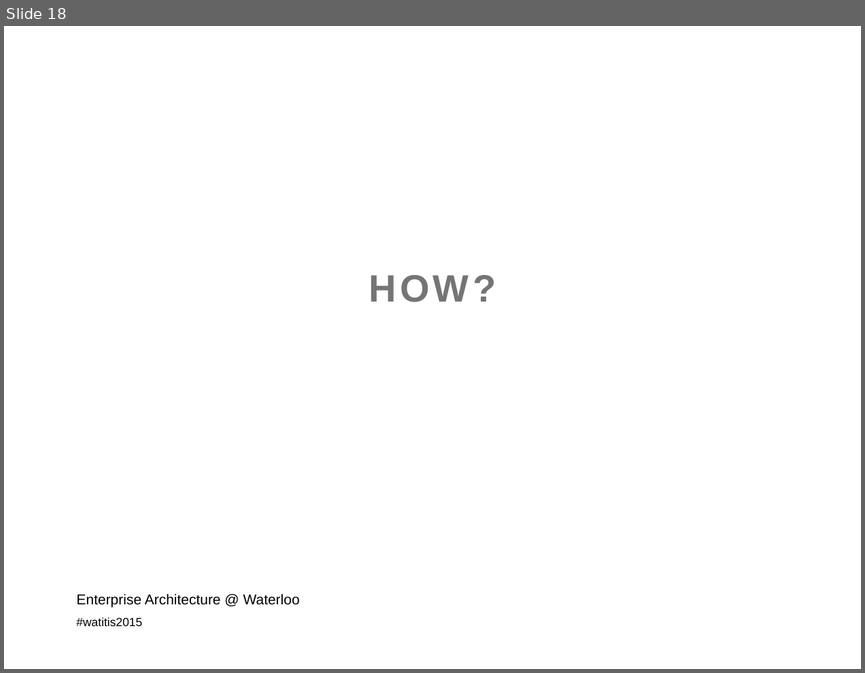
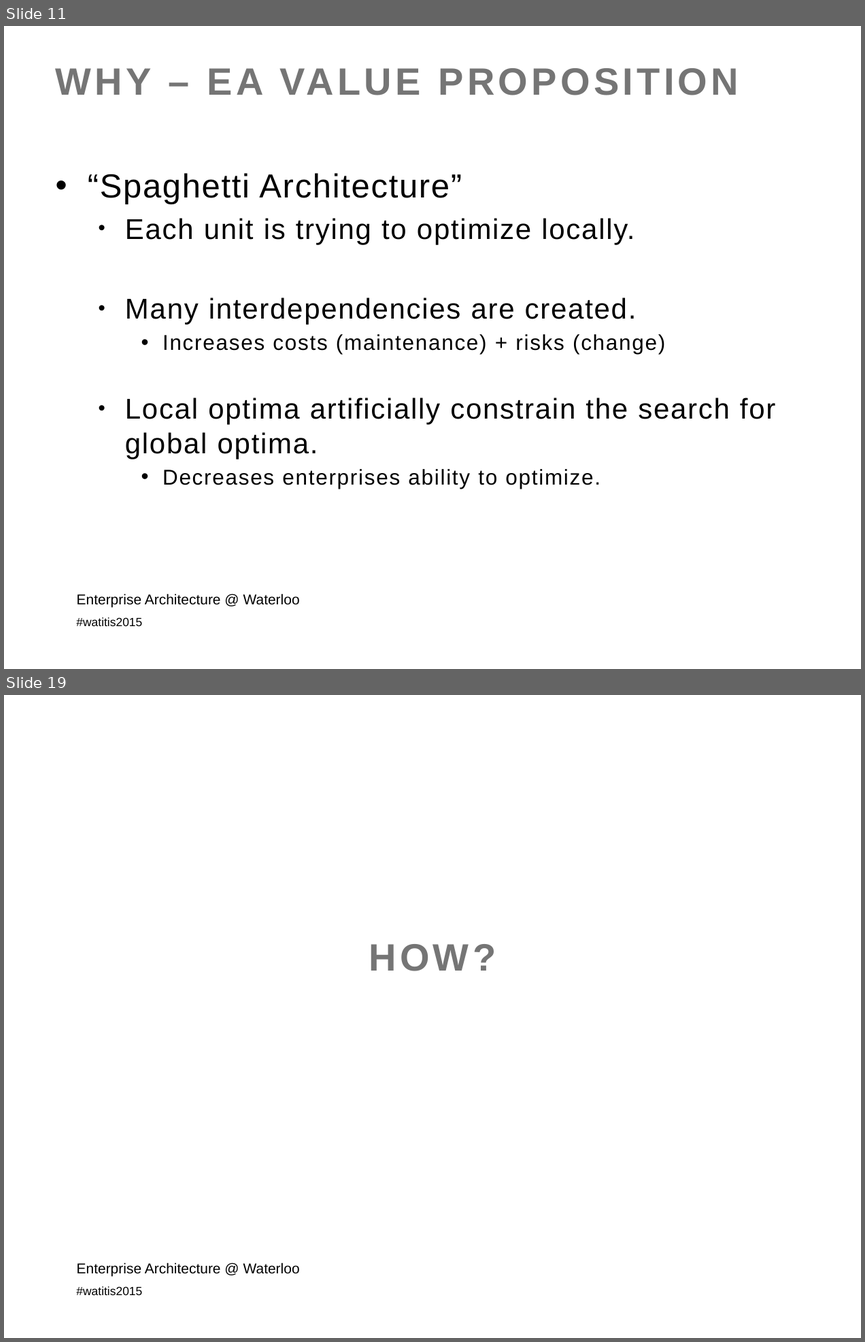
Before and after one commit to colinbellCA/presentation-istea-watitis2015, a slide deck: ISTEA-WatITis2015.pptx. Shown one above the other, each under a label of ours: slide 18 before the commit, slides 11 and 19 after it; the slides between them are not shown. The pictures are 865x673 and 865x1342 pixels, drawn with LibreOffice and Linux fonts; fonts in the diff are those of the drawing; background and template pictures are left out. Boxes give left, top, right and bottom in pixels: in the first picture for what was removed or moved away, otherwise in the second. Text is boxed around its words. In the diff, an @@ line names an element or a change of style, - is before the commit and + after.

```diff
--- a/ISTEA-WatITis2015.pptx
+++ b/ISTEA-WatITis2015.pptx
@@ slide 11 added at [4,26,861,669], background picture (left out); not listed: 1 template element that a slide beside it also shows @@
@@ title added at [56,68,739,95], 32 pt, text #757575, bold @@
+WHY – EA VALUE PROPOSITION
@@ text added at [88,173,775,488], 24 pt, text #000000 @@
+• “Spaghetti Architecture”
+  • Each unit is trying to optimize locally.
+  • Many interdependencies are created.
+    • Increases costs (maintenance) + risks (change)
+  • Local optima artificially constrain the search for global optima.
+    • Decreases enterprises ability to optimize.
@@ text added at [77,593,300,607], 12 pt, text #000000 @@
+Enterprise Architecture @ Waterloo
@@ what was slide 18 is now slide 19 @@
```
Also in this commit, not shown: 9 slides changed, 3 other slides added, 3 slides removed, 3 other files.
